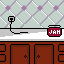
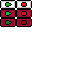
Two versions of the same layered image (64 × 64). Layer-by-layer changes:
hid group "spritesheet2" (23 layers) over [0, 0, 64, 64]
added group "spritesheet3" with 7 layers above "Layer 1" over [0, 0, 64, 64]
added group "buttons" with 6 layers in group "spritesheet3" over [0, 0, 64, 64]
added group "quit" with 2 layers in group "buttons" over [0, 0, 64, 64]
added layer "Layer 66" in group "quit" over [0, 0, 64, 64]
added layer "Layer 67" in group "quit" over [0, 0, 64, 64]
added group "play" with 2 layers in group "buttons" over [0, 0, 64, 64]
added layer "Layer 60" in group "play" over [0, 0, 64, 64]
added layer "Layer 62" in group "play" over [0, 0, 64, 64]
